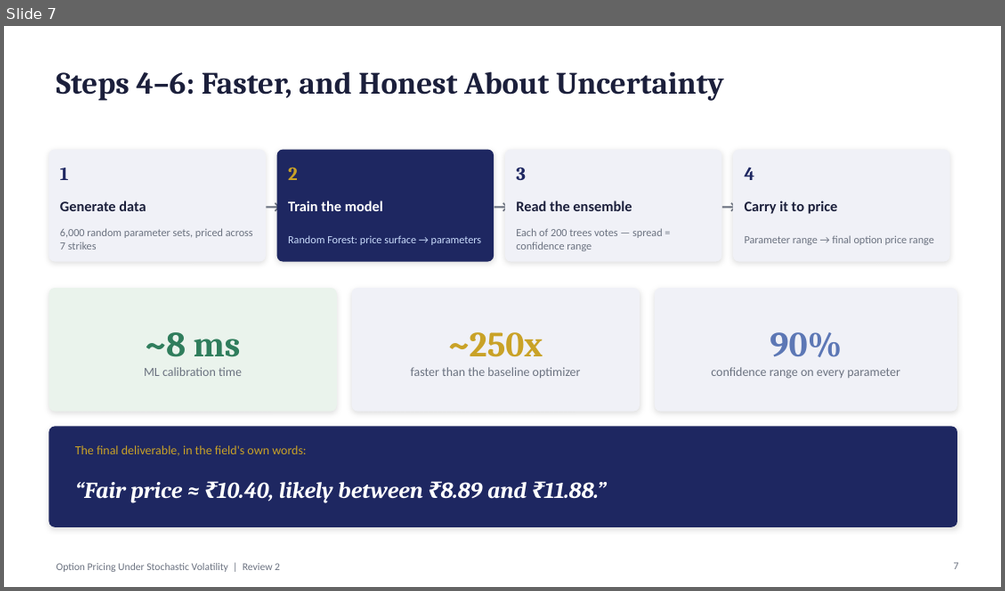
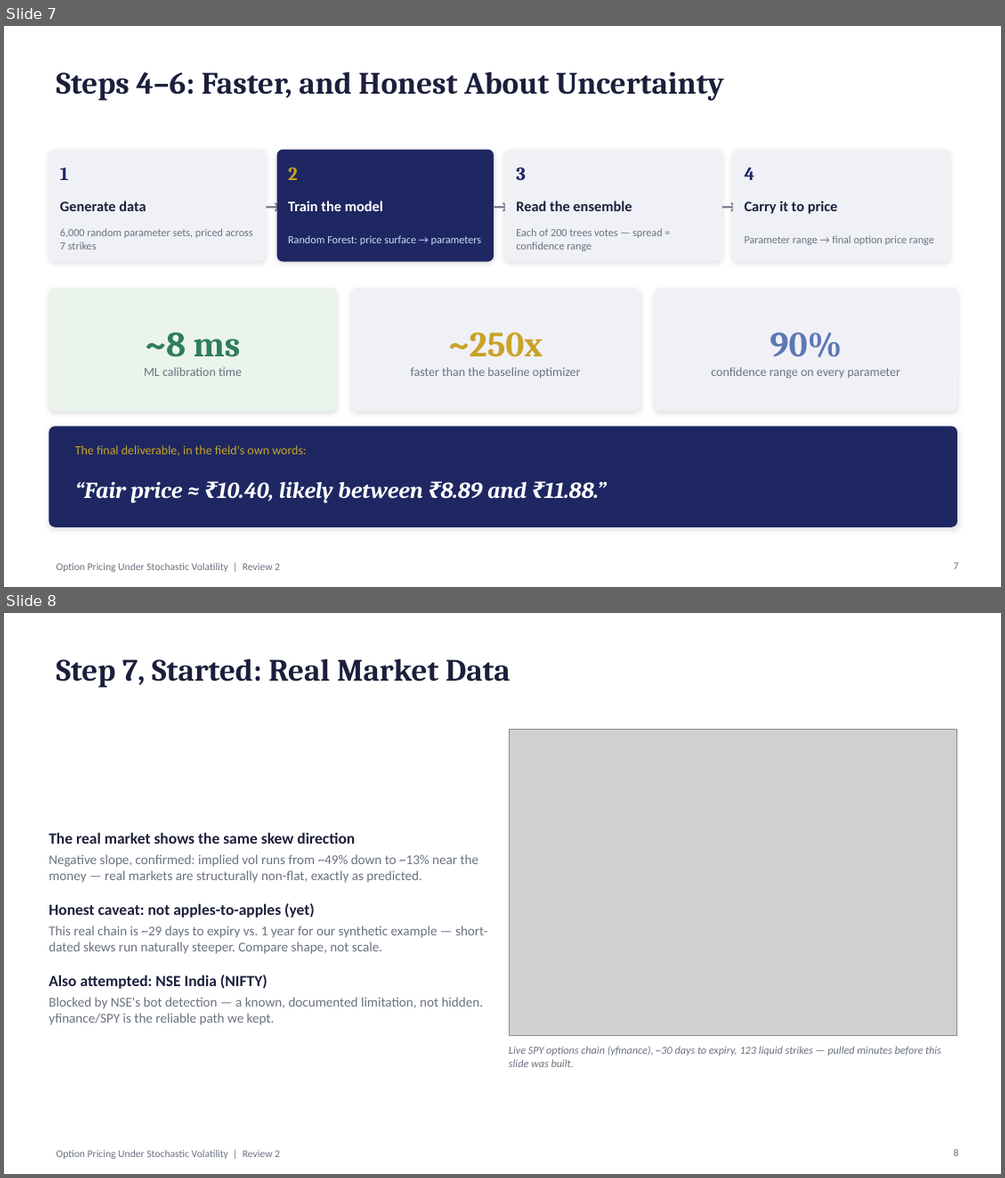
Before and after one commit to pastbologanesh0101/option-pricing-heston, a slide deck: slides/Review2_ProgressUpdate.pptx. Shown one above the other, each under a label of ours: slide 7 before the commit, slides 7 and 8 after it. The pictures are 1005x591 and 1005x1178 pixels, drawn with LibreOffice and Linux fonts; fonts in the diff are those of the drawing; grey boxes stand for pictures. Boxes give left, top, right and bottom in pixels: in the first picture for what was removed or moved away, otherwise in the second. Text is boxed around its words. In the diff, an @@ line names an element or a change of style, - is before the commit and + after.

```diff
--- a/slides/Review2_ProgressUpdate.pptx
+++ b/slides/Review2_ProgressUpdate.pptx
@@ slide 8 added at (4, 613, 1001, 1174), background #FFFFFF; not listed: 1 template element that a slide beside it also shows @@
@@ title added at (57, 658, 510, 688), 30 pt, text #1B1F3B, bold @@
+Step 7, Started: Real Market Data
@@ picture added at (509, 729, 957, 1036) @@
@@ text added at (48, 832, 487, 1025), 13 pt, text #6B7280 @@
+The real market shows the same skew direction
+Negative slope, confirmed: implied vol runs from ~49% down to ~13% near the money — real markets are structurally non-flat, exactly as predicted.
+Honest caveat: not apples-to-apples (yet)
+This real chain is ~29 days to expiry vs. 1 year for our synthetic example — short-dated skews run naturally steeper. Compare shape, not scale.
+Also attempted: NSE India (NIFTY)
+Blocked by NSE's bot detection — a known, documented limitation, not hidden. yfinance/SPY is the reliable path we kept.
@@ text added at (509, 1046, 941, 1067), 10.5 pt, text #6B7280, italic @@
+Live SPY options chain (yfinance), ~30 days to expiry, 123 liquid strikes — pulled minutes before this slide was built.
@@ page number added at (954, 1149, 959, 1156), 10 pt, text #6B7280 @@
+8
```
Also in this commit, not shown: 2 slides changed, 5 other files.
